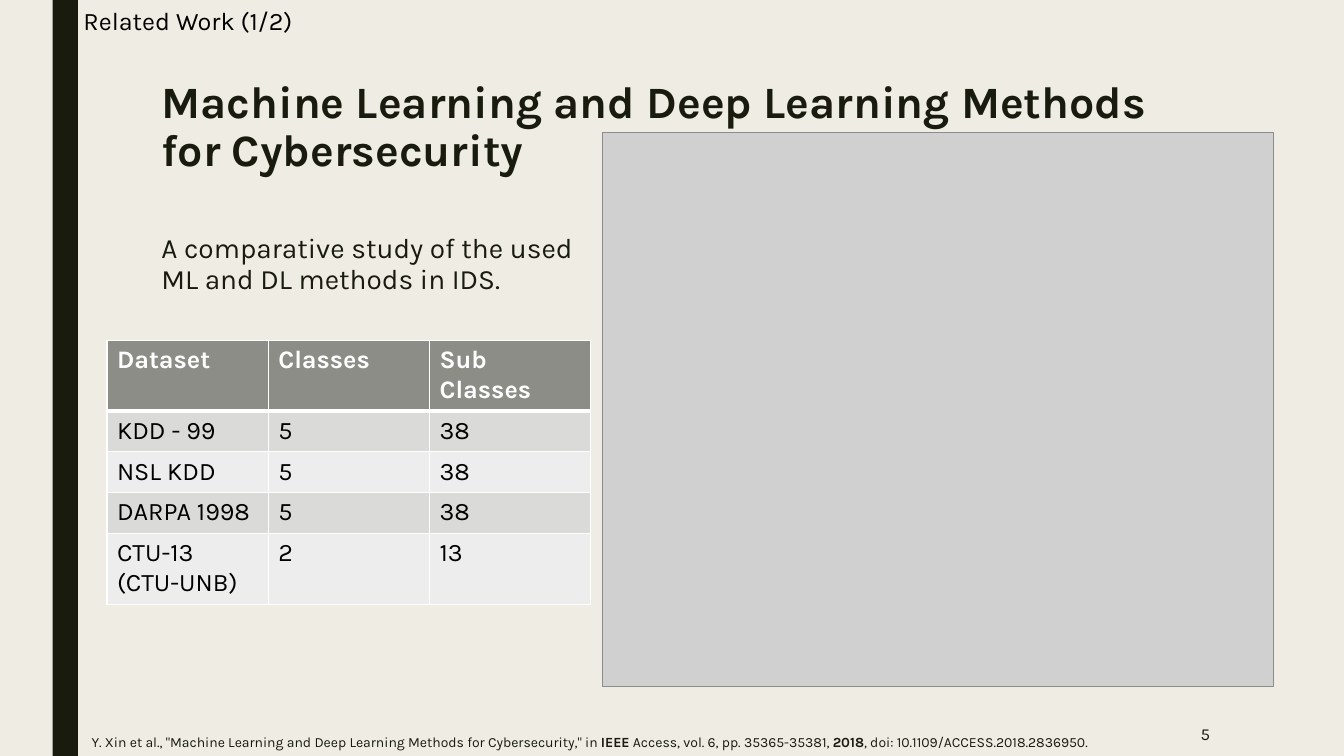
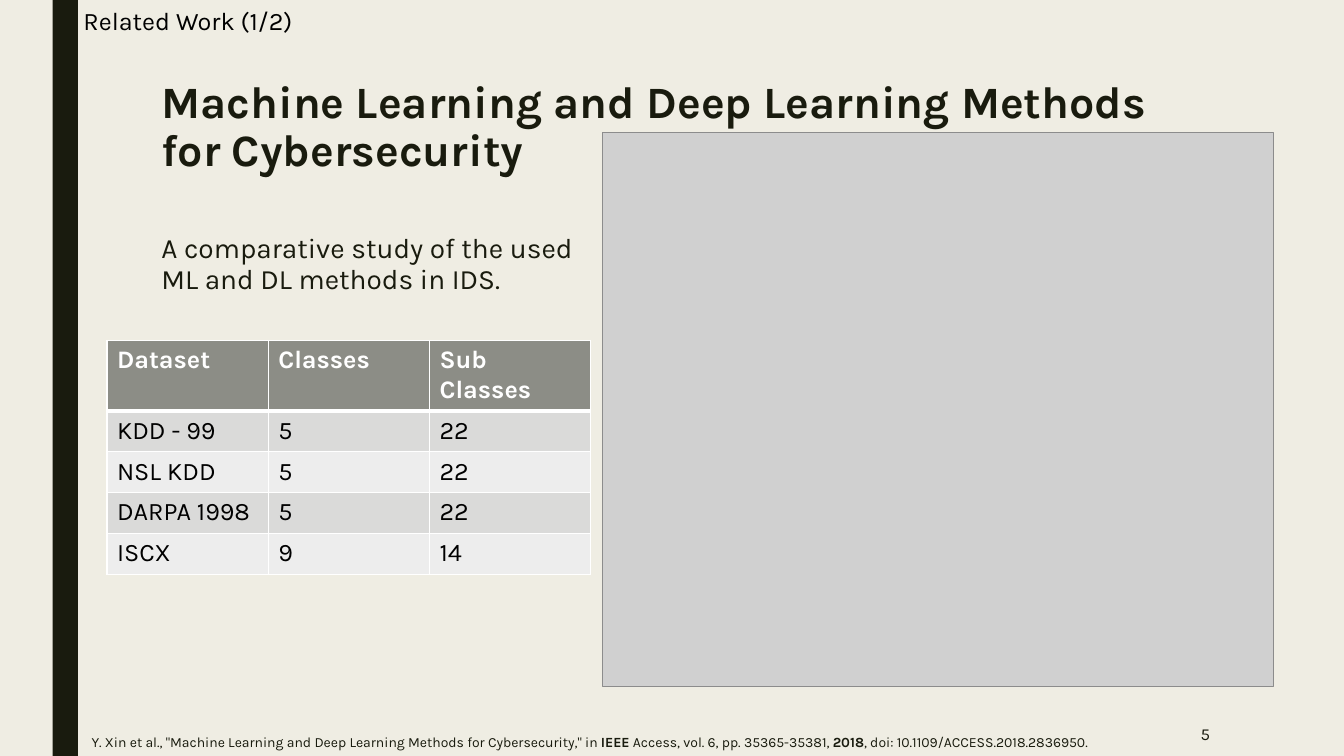
Before and after one commit to mohab-sameh/Anomaly-Based-IDS-Workbench, a slide deck: slide 5 of Presentations/Enhanced intrusion detection system with deep learning.pptx. Drawn at 1344x756 pixels with LibreOffice and Linux fonts; fonts in the diff are those of the drawing; grey boxes stand for pictures. Boxes give left, top, right and bottom in pixels: in the first picture for what was removed or moved away, otherwise in the second. Text is boxed around its words. In the diff, an @@ line names an element or a change of style, - is before the commit and + after.

```diff
--- a/Presentations/Enhanced intrusion detection system with deep learning.pptx
+++ b/Presentations/Enhanced intrusion detection system with deep learning.pptx
@@ table at [107, 341, 591, 566] @@
-row 2, column 3: 38
+row 2, column 3: 22
-row 3, column 3: 38
+row 3, column 3: 22
-row 4, column 3: 38
+row 4, column 3: 22
-row 5: CTU-13 (CTU-UNB) | 2 | 13
+row 5: ISCX | 9 | 14
```
Also in this commit, not shown: 10 other slides changed, 4 slides added, 4 other files.
